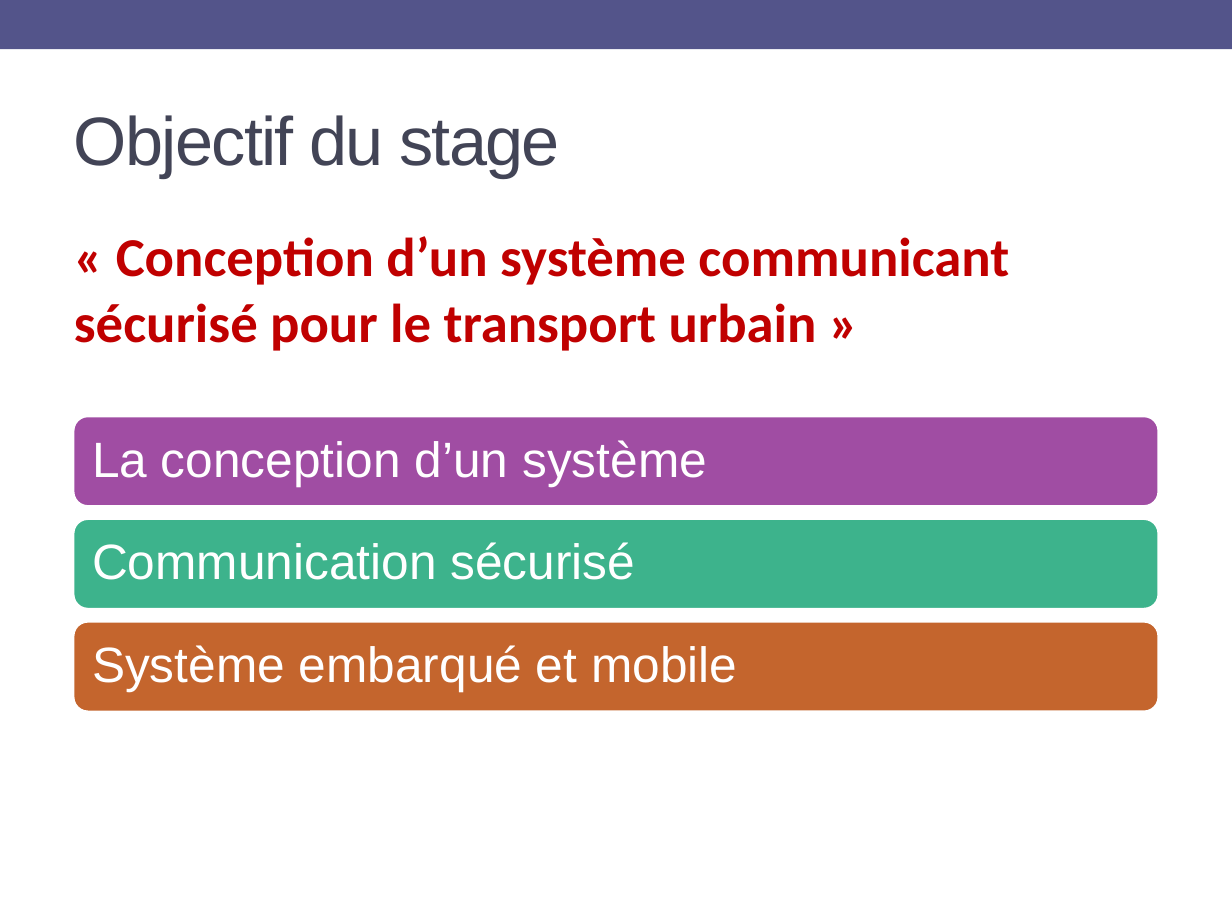
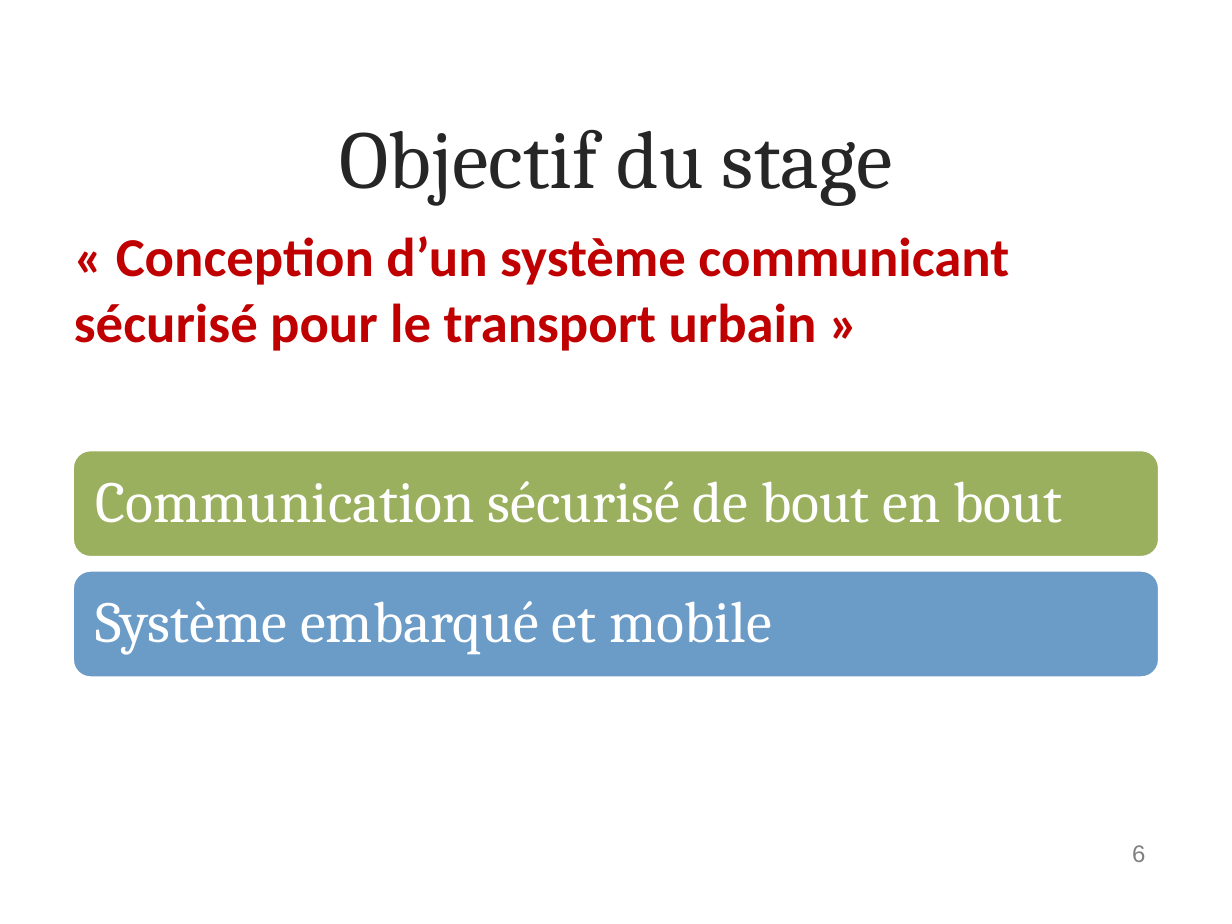
Before and after one commit to athongintel/stage5A.monitor, a slide deck: slide 6 of reports/for school/Stage-fin-detude-presentation.pptx (slide 7 before the commit). Drawn at 1232x924 pixels with LibreOffice and Linux fonts; fonts in the diff are those of the drawing; background and template pictures are left out. Boxes give left, top, right and bottom in pixels: in the first picture for what was removed or moved away, otherwise in the second. Text is boxed around its words. In the diff, an @@ line names an element or a change of style, - is before the commit and + after.

```diff
--- a/reports/for school/Stage-fin-detude-presentation.pptx
+++ b/reports/for school/Stage-fin-detude-presentation.pptx
@@ rectangle removed at box(0, 0, 1232, 49) @@
@@ title "Objectif du stage": place and size @@
-title "Objectif du stage" at box(74, 115, 559, 178)
+title "Objectif du stage" at box(339, 129, 892, 206)
@@ title "Objectif du stage" at box(339, 129, 892, 206): size 40 to 48 pt, font Arial to Cambria, text colour #424456 to #262626, letter spacing -1 to 0 pt; alignment left to centre @@
@@ text removed at box(92, 440, 707, 486) @@
-La conception d’un système
@@ rounded rectangle: place and size @@
-rounded rectangle at box(73, 415, 1159, 506)
+rounded rectangle at box(73, 450, 1159, 557)
@@ rounded rectangle at box(73, 450, 1159, 557): fill #A04DA3 to #9BB05E; outline #FFFFFF 2.08 pt to #FFFFFF 1.5 pt @@
@@ text at box(95, 481, 1062, 523): text changed; size 29 to 34 pt; font Arial to Cambria @@
-Communication sécurisé
+Communication sécurisé de bout en bout
@@ rounded rectangle removed at box(73, 519, 1159, 610) @@
@@ rounded rectangle: place and size @@
-rounded rectangle at box(73, 621, 1159, 712)
+rounded rectangle at box(73, 570, 1159, 678)
@@ rounded rectangle at box(73, 570, 1159, 678): fill #C4652D to #6B9BC7; outline #FFFFFF 2.08 pt to #FFFFFF 1.5 pt @@
@@ text "Système embarqué et mobile": place and size @@
-text "Système embarqué et mobile" at box(92, 645, 737, 692)
+text "Système embarqué et mobile" at box(95, 601, 772, 655)
@@ text "Système embarqué et mobile" at box(95, 601, 772, 655): size 29 to 34 pt, font Arial to Cambria; more space between paragraphs @@
@@ page number added at box(1132, 845, 1145, 862), 14 pt, text #808080 @@
+6
```
Also in this commit, not shown: 20 other slides changed, 4 slides added, 3 slides removed, 42 other files.
